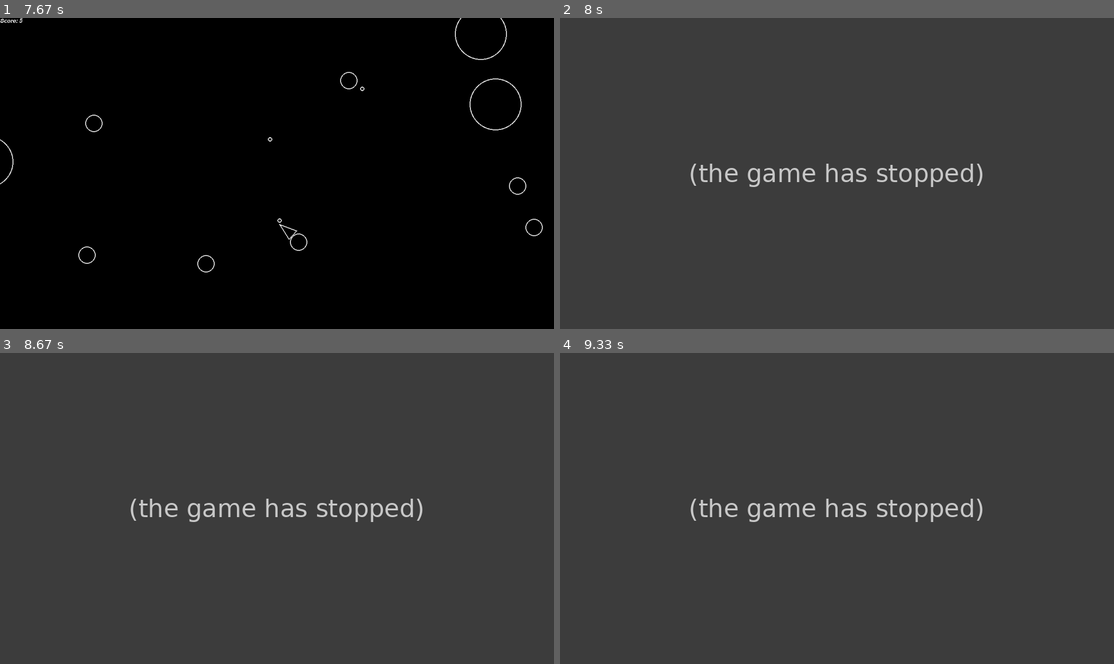
Above: before the commit, frames 1-4 (two rows, left to right).
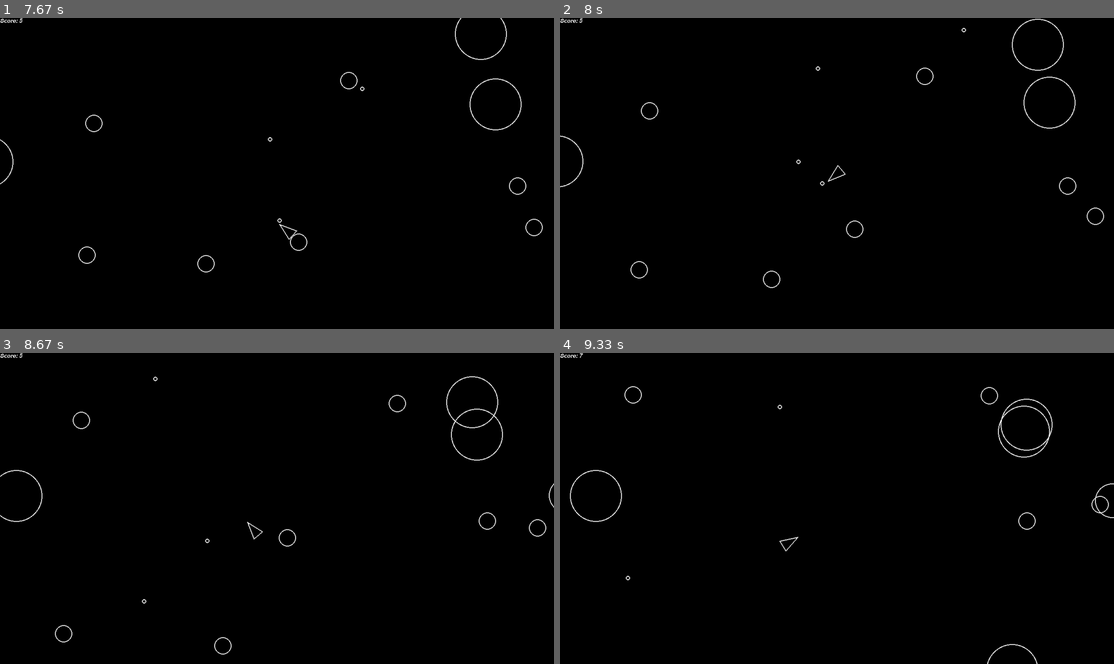
Above: after the commit, the same moments.

Repository: defaulder/pygame_asteroid
Game: pygame game, started from main.py
The game is run twice, just before and just after one commit, with the same random seed, the same clock (stepped at 60 frames per second) and the same inputs.
Inputs:
- Up to frame 1 (7.67 s): tap Space at 0.33, 0.73, 1.03, 1.23, 1.57, 1.87, 2.07, 2.37, 2.63, 2.97, 3.27, 3.4, 3.8, 4.1, 4.47, 4.87, 5.17, 5.37, 5.67, 5.87, 6.2, 6.5, 6.7, 7, 7.27, 7.6 s; hold D 0.67-1.13 s; hold W 1.17-1.47 s; hold D 1.5-1.97 s; hold A 2-2.53 s; hold S 2.57-2.87 s; hold A 2.9-3.3 s; hold W 3.33-3.7 s; hold D 3.73-4.37 s; hold S 4.4-4.77 s; hold A 4.8-5.27 s; hold D 5.3-5.77 s; hold W 5.8-6.1 s; hold D 6.13-6.6 s; hold A 6.63-7.17 s; hold S 7.2-7.5 s; hold A from 7.53 s (still down)
- Up to frame 2 (8 s): tap Space at 7.9 s; release A at 7.93 s; hold W from 7.97 s (still down)
- Up to frame 3 (8.67 s): tap Space at 8.03, 8.43 s; release W at 8.33 s; hold D from 8.37 s (still down)
- Up to frame 4 (9.33 s): tap Space at 8.73, 9.1 s; release D at 9 s; hold S from 9.03 s (still down)

Frame 1 is identical in both runs. In frame 2, 100% of the frame differs, in the area x 0-100%, y 0-100%; in frame 3, 100%; in frame 4, 100%.
Error before the commit: AttributeError: 'tuple' object has no attribute 'x' (player.py line 58); the game stopped at 7.9 s (later frames are placeholders)

Commit message:
refactor gameobjects

Diff:
--- a/constants.py
+++ b/constants.py
@@ -1,11 +1,11 @@
 SCREEN_WIDTH = 1280
 SCREEN_HEIGHT = 720
 
+ASTEROID_KINDS = 3
+ASTEROID_SPAWN_RATE = 0.8  # seconds
 ASTEROID_MIN_SPEED = 40
 ASTEROID_MAX_SPEED = 100
 ASTEROID_MIN_RADIUS = 20
-ASTEROID_KINDS = 3
-ASTEROID_SPAWN_RATE = 0.8  # seconds
 ASTEROID_MAX_RADIUS = ASTEROID_MIN_RADIUS * ASTEROID_KINDS
 
 PLAYER_LIVES = 3
--- /dev/null
+++ b/gameobjects/__init__.py
@@ -0,0 +1,9 @@
+from .gameobject import GameObject
+from .circleshape import CircleShape
+from .player import Player
+from .asteroid import Asteroid
+from .asteroidfield import AsteroidField
+from .score import Score
+from .shot import Shot
+
+__all__ = ["GameObject", "CircleShape", "Player", "Asteroid", "AsteroidField", "Score", "Shot"]
--- a/gameobjects/asteroid.py
+++ b/gameobjects/asteroid.py
@@ -1,9 +1,9 @@
-import circleshape
 import random
+from .circleshape import CircleShape
 from constants import ASTEROID_MIN_RADIUS
 
 
-class Asteroid(circleshape.CircleShape):
+class Asteroid(CircleShape):
     def __init__(self, x, y, radius):
         super().__init__(x, y, radius)
 
@@ -20,6 +20,5 @@
         angles = [random_angle, -random_angle]
         for angle in angles:
             new_vector = self.velocity.rotate(angle)
-            new_asteroid = Asteroid(
-                self.position.x, self.position.y, new_radius)
+            new_asteroid = Asteroid(self.position.x, self.position.y, new_radius)
             new_asteroid.velocity = new_vector * 1.2
--- a/gameobjects/asteroidfield.py
+++ b/gameobjects/asteroidfield.py
@@ -1,6 +1,6 @@
 import pygame
 import random
-from asteroid import Asteroid
+
 from constants import (
     ASTEROID_MAX_RADIUS,
     SCREEN_HEIGHT,
@@ -9,9 +9,10 @@
     ASTEROID_MIN_RADIUS,
     ASTEROID_KINDS,
 )
+from .asteroid import Asteroid
+from .gameobject import GameObject
 
-
-class AsteroidField(pygame.sprite.Sprite):
+class AsteroidField(GameObject):
     edges = [
         [
             pygame.Vector2(1, 0),
@@ -35,9 +36,11 @@
         ],
     ]
 
+
     def __init__(self):
-        pygame.sprite.Sprite.__init__(self, self.containers)
+        super().__init__()
         self.spawn_timer = 0.0
+
 
     def spawn(self, radius, position, velocity):
         asteroid = Asteroid(position.x, position.y, radius)
--- a/gameobjects/circleshape.py
+++ b/gameobjects/circleshape.py
@@ -1,23 +1,27 @@
-import gameobject
 import pygame
+from .gameobject import GameObject
 
 
 #Base class for game objects
-class CircleShape(gameobject.GameObject):
-	def __init__(self, x, y, radius):
-		super().__init__(x, y)
-		self.radius = radius
-		self.velocity = pygame.Vector2(0, 0)
+class CircleShape(GameObject):
+    radius: int | float
+    velocity: pygame.Vector2
 
 
-	def update(self, dt):
-		pass
+    def __init__(self, x, y, radius):
+        super().__init__(x, y)
+        self.radius = radius
+        self.velocity = pygame.Vector2(0, 0)
 
 
-	def draw(self, screen):
-		pygame.draw.circle(screen, self.color, self.position, self.radius, 2)
+    def update(self, dt):
+        pass
 
 
-	def check_collision_with(self, circleshape):
-		distance = pygame.math.Vector2.distance_to(self.position, circleshape.position)
-		return distance <= (self.radius + circleshape.radius)
+    def draw(self, screen):
+        pygame.draw.circle(screen, self.color, self.position, self.radius, 2)
+
+
+    def check_collision_with(self, circleshape):
+        distance = pygame.math.Vector2.distance_to(self.position, circleshape.position)
+        return distance <= (self.radius + circleshape.radius)
--- a/gameobjects/gameobject.py
+++ b/gameobjects/gameobject.py
@@ -2,20 +2,24 @@
 
 
 class GameObject(pygame.sprite.Sprite):
-    def __init__(self, x, y):
-        # we will be using this later
-        if hasattr(self, "containers"):
-            super().__init__(self.containers)
+    containers = []
+    position: pygame.Vector2
+    color: pygame.Color
+
+    def __init__(self, x=0, y=0):
+        if self.containers:
+            super().__init__(*tuple(self.containers))
         else:
             super().__init__()
-
         self.position = pygame.Vector2(x, y)
         self.color = pygame.Color("white")
+
 
     def draw(self, screen):
         # sub-classes must override
         pass
 
+
     def update(self, dt):
         #  sub-classes must override
         pass
--- a/gameobjects/player.py
+++ b/gameobjects/player.py
@@ -1,6 +1,6 @@
 import pygame
-from circleshape import CircleShape
-from shot import Shot
+from .circleshape import CircleShape
+from .shot import Shot
 from constants import (
     PLAYER_RADIUS,
     PLAYER_LIVES,
@@ -40,12 +40,13 @@
 
     def triangle(self):
         forward = pygame.Vector2(0, 1).rotate(self.rotation)
-        right = pygame.Vector2(0, 1).rotate(
-            self.rotation + 90) * self.radius / 1.5
-        a = self.position + forward * self.radius
-        b = self.position - forward * self.radius - right
-        c = self.position - forward * self.radius + right
-        return [a, b, c]
+        right = pygame.Vector2(0, 1).rotate(self.rotation + 90) * self.radius / 1.5
+        return (
+            self.position + forward * self.radius,
+            self.position - forward * self.radius - right,
+            self.position - forward * self.radius + right
+        )
+
 
     def rotate(self, dt):
         self.rotation += PLAYER_TURN_SPEED * dt
--- a/gameobjects/shot.py
+++ b/gameobjects/shot.py
@@ -1,8 +1,8 @@
-import circleshape
 from constants import SHOT_RADIUS
+from .circleshape import CircleShape
 
 
-class Shot(circleshape.CircleShape):
+class Shot(CircleShape):
     def __init__(self, x, y):
         super().__init__(x, y, SHOT_RADIUS)
 
--- a/main.py
+++ b/main.py
@@ -1,14 +1,13 @@
 import pygame
 
-from player import Player
-from asteroid import Asteroid
-from asteroidfield import AsteroidField
-from score import Score
-from shot import Shot
+from gameobjects import Player, Asteroid, AsteroidField, Score, Shot
 from constants import SCREEN_HEIGHT, SCREEN_WIDTH
+
+FPS = 60
 
 
 def main():
+    run = True
     pygame.init()
     clock = pygame.time.Clock()
     dt = 0
@@ -19,39 +18,39 @@
     asteroids = pygame.sprite.Group()
     shots = pygame.sprite.Group()
 
-    Player.containers = (updatable, drawable)
-    AsteroidField.containers = updatable
-    Asteroid.containers = (updatable, drawable, asteroids)
-    Shot.containers = (updatable, drawable, shots)
+    Player.containers = [updatable, drawable]
+    AsteroidField.containers = [updatable]
+    Asteroid.containers = [updatable, drawable, asteroids]
+    Shot.containers = [updatable, drawable, shots]
 
     field = AsteroidField()
     score = Score(drawable)
     player = Player(x=SCREEN_WIDTH / 2, y=SCREEN_HEIGHT / 2)
 
-    while True:
+    while run:
         for event in pygame.event.get():
             if event.type == pygame.QUIT:
                 return
 
         screen.fill("black")
-        updatable.update(dt)
+
+        for item in updatable:
+            item.update(dt)
 
         for item in drawable:
             item.draw(screen)
+
         pygame.display.flip()
         for asteroid in asteroids:
             if asteroid.check_collision_with(player):
-                player.position = (SCREEN_WIDTH / 2, SCREEN_HEIGHT / 2)
-                # print("Game over!")
-                # sys.exit()
-        for asteroid in asteroids:
+                player.position = pygame.Vector2(SCREEN_WIDTH / 2, SCREEN_HEIGHT / 2)
             for shot in shots:
                 if asteroid.check_collision_with(shot):
                     asteroid.split()
                     shot.kill()
                     score.add_score(1)
 
-        dt = clock.tick(60) / 1000
+        dt = clock.tick(FPS) / 1000
 
 
 if __name__ == "__main__":
